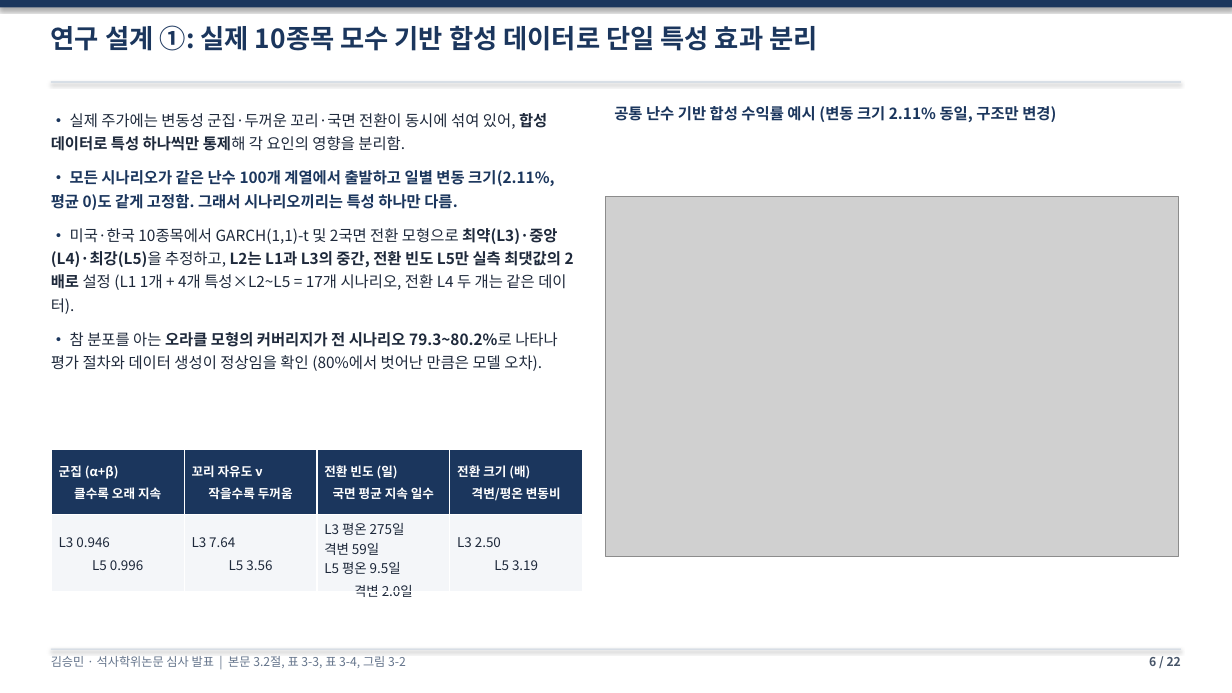
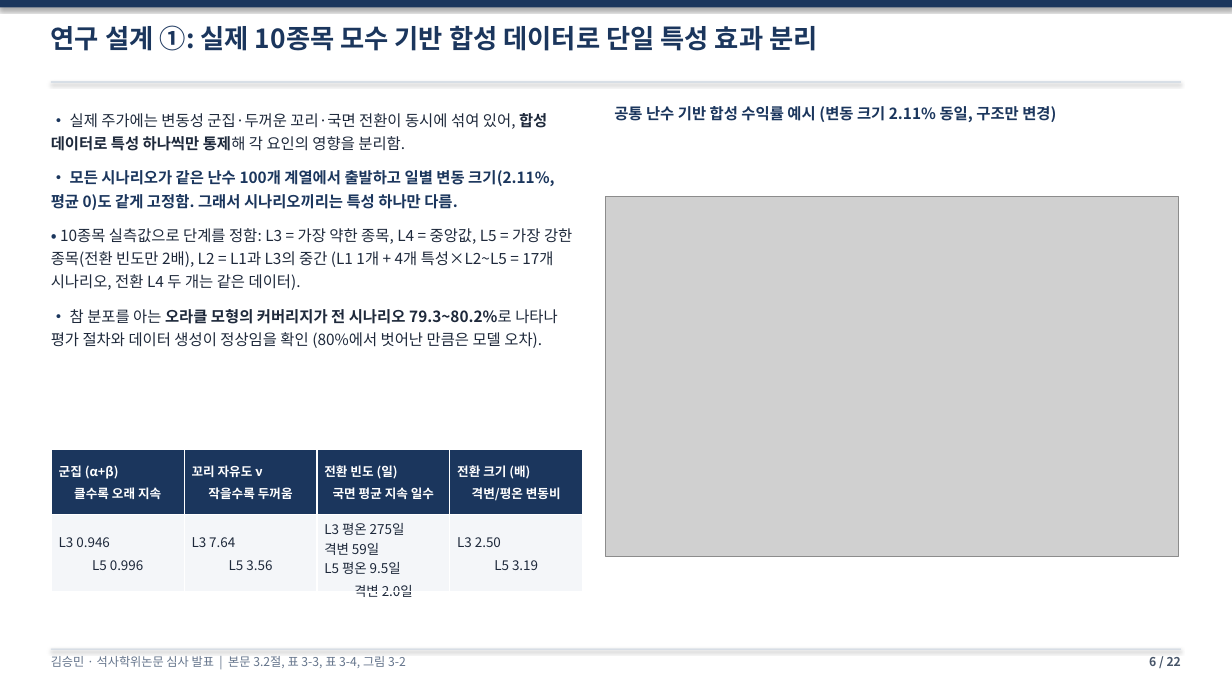
Before and after one commit to sapzzil/Master-thesis, a slide deck: slide 6 of 05_논문작성/석사학위논문_심사발표_v10.pptx. Drawn at 1232x693 pixels with LibreOffice and Linux fonts; fonts in the diff are those of the drawing; grey boxes stand for pictures. Boxes give left, top, right and bottom in pixels: in the first picture for what was removed or moved away, otherwise in the second. Text is boxed around its words. In the diff, an @@ line names an element or a change of style, - is before the commit and + after.

```diff
--- a/05_논문작성/석사학위논문_심사발표_v10.pptx
+++ b/05_논문작성/석사학위논문_심사발표_v10.pptx
@@ text at [51, 228, 572, 290]: text changed @@
-• 미국·한국 10종목에서 GARCH(1,1)-t 및 2국면 전환 모형으로 최약(L3)·중앙(L4)·최강(L5)을 추정하고, L2는 L1과 L3의 중간, 전환 빈도 L5만 실측 최댓값의 2배로 설정 (L1 1개 + 4개 특성×L2~L5 = 17개 시나리오, 전환 L4 두 개는 같은 데이터).
+• 10종목 실측값으로 단계를 정함: L3 = 가장 약한 종목, L4 = 중앙값, L5 = 가장 강한 종목(전환 빈도만 2배), L2 = L1과 L3의 중간 (L1 1개 + 4개 특성×L2~L5 = 17개 시나리오, 전환 L4 두 개는 같은 데이터).
```
Also in this commit, not shown: 9 other slides changed, 3 other files.
